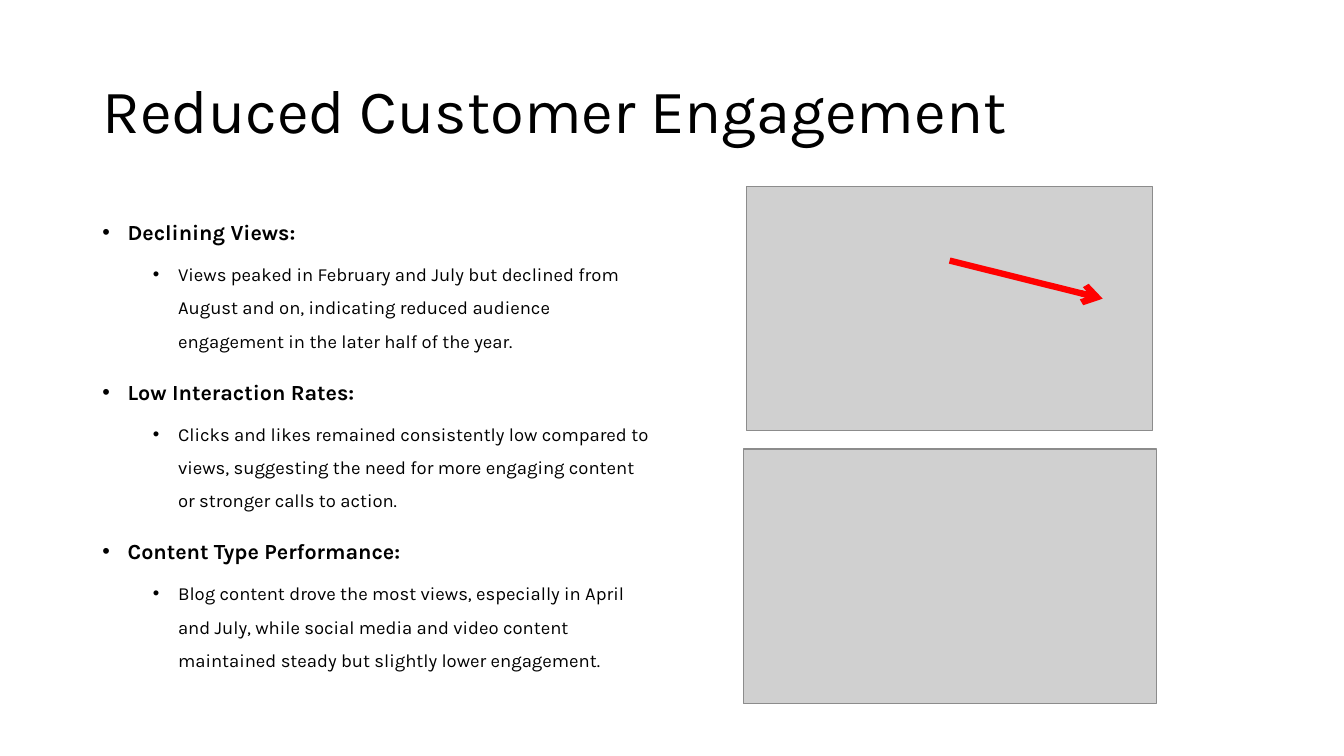
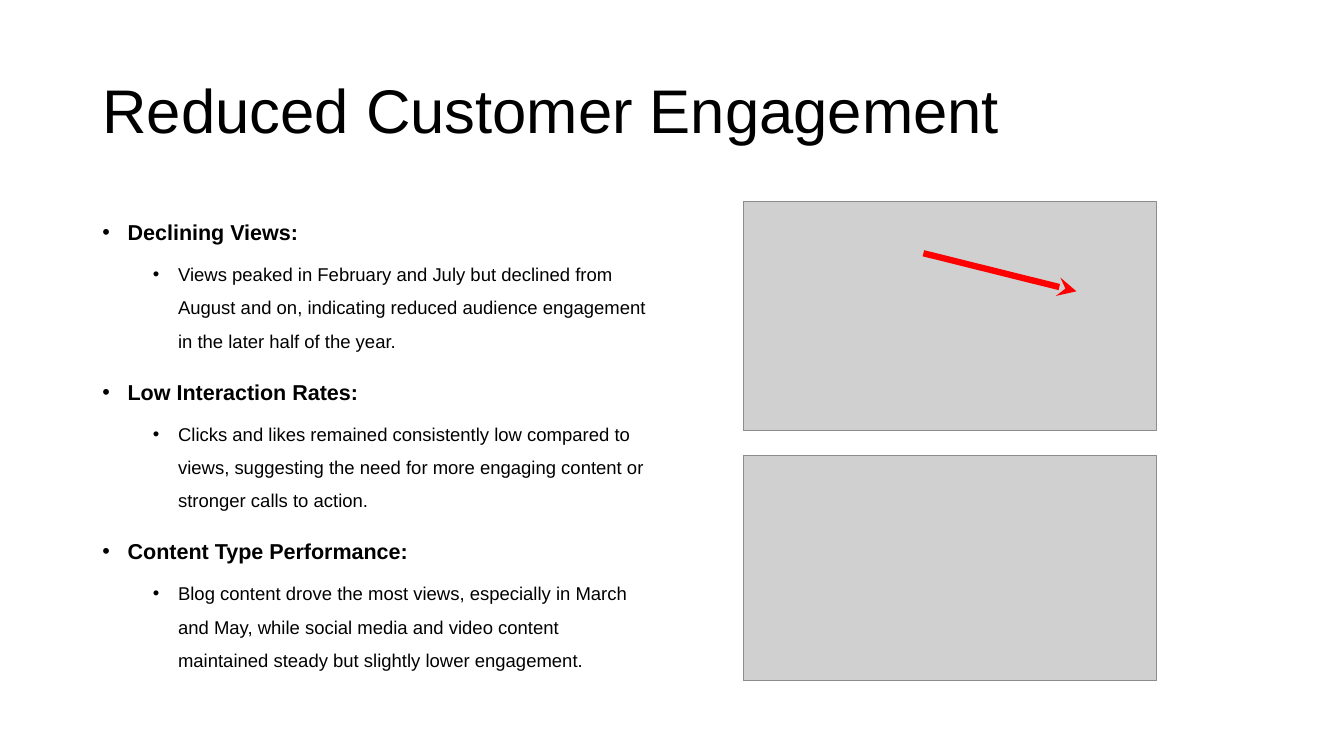
Before and after one commit to Engineer-Harshad/e-commerce-growth-intelligence-project, a slide deck: slide 4 of presentation/Insights.pptx. Drawn at 1344x756 pixels with LibreOffice and Linux fonts; fonts in the diff are those of the drawing; grey boxes stand for pictures. Boxes give left, top, right and bottom in pixels: in the first picture for what was removed or moved away, otherwise in the second. Text is boxed around its words. In the diff, an @@ line names an element or a change of style, - is before the commit and + after.

```diff
--- a/presentation/Insights.pptx
+++ b/presentation/Insights.pptx
@@ title "Reduced Customer Engagement" at [102,88,999,145]: font Karla to Arial @@
@@ picture: place and size @@
-picture at [747,187,1153,431]
+picture at [743,202,1156,432]
@@ text at [128,224,646,564]: font Karla to Arial in "Declining Views:", "Views peaked in February and July but ...", "Low Interaction Rates:", "Clicks and likes remained consistently low compared ..." and 1 more places; less space between paragraphs @@
@@ arrow moved from (950, 261) - (1103, 298) to (924, 253) - (1077, 291) @@
@@ arrow (924, 253) - (1077, 291): arrowheads changed @@
@@ picture: place and size @@
-picture at [743,449,1156,704]
+picture at [743,456,1156,682]
@@ text at [178,586,627,671]: text changed; font Karla to Arial @@
-  • Blog content drove the most views, especially in April and July, while social media and video content maintained steady but slightly lower engagement.
+  • Blog content drove the most views, especially in March and May, while social media and video content maintained steady but slightly lower engagement.
```
Also in this commit, not shown: 4 other slides changed, 1 slide added, 1 slide removed, 10 other files.
